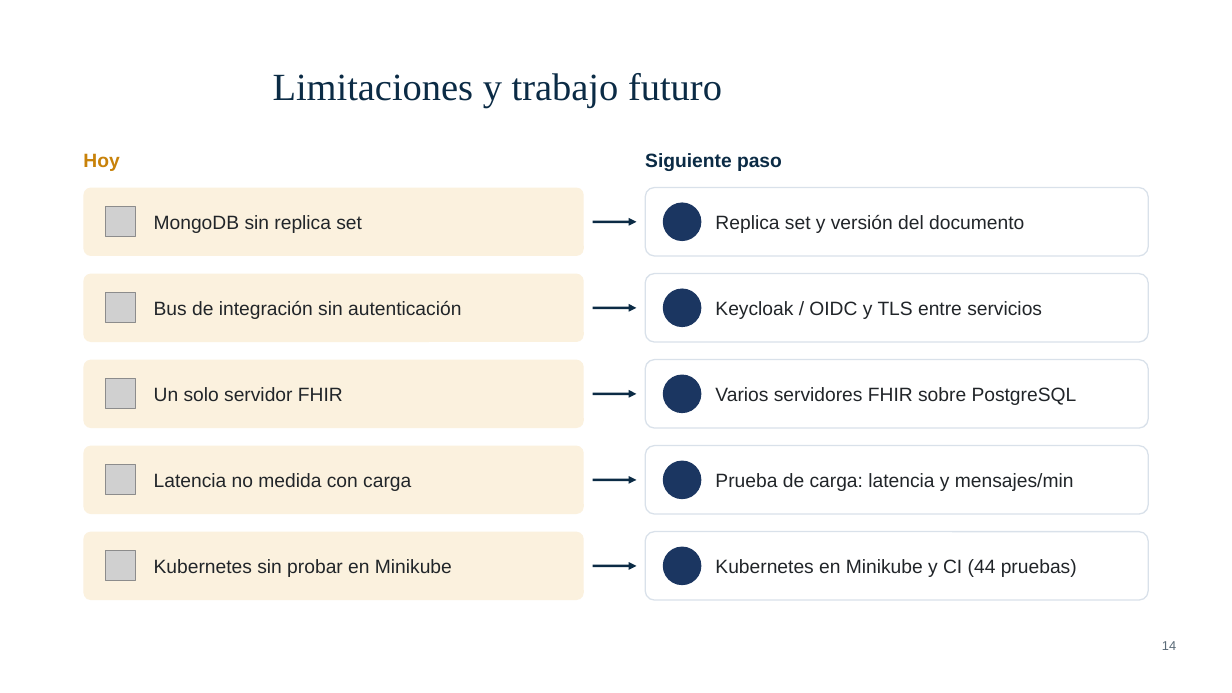
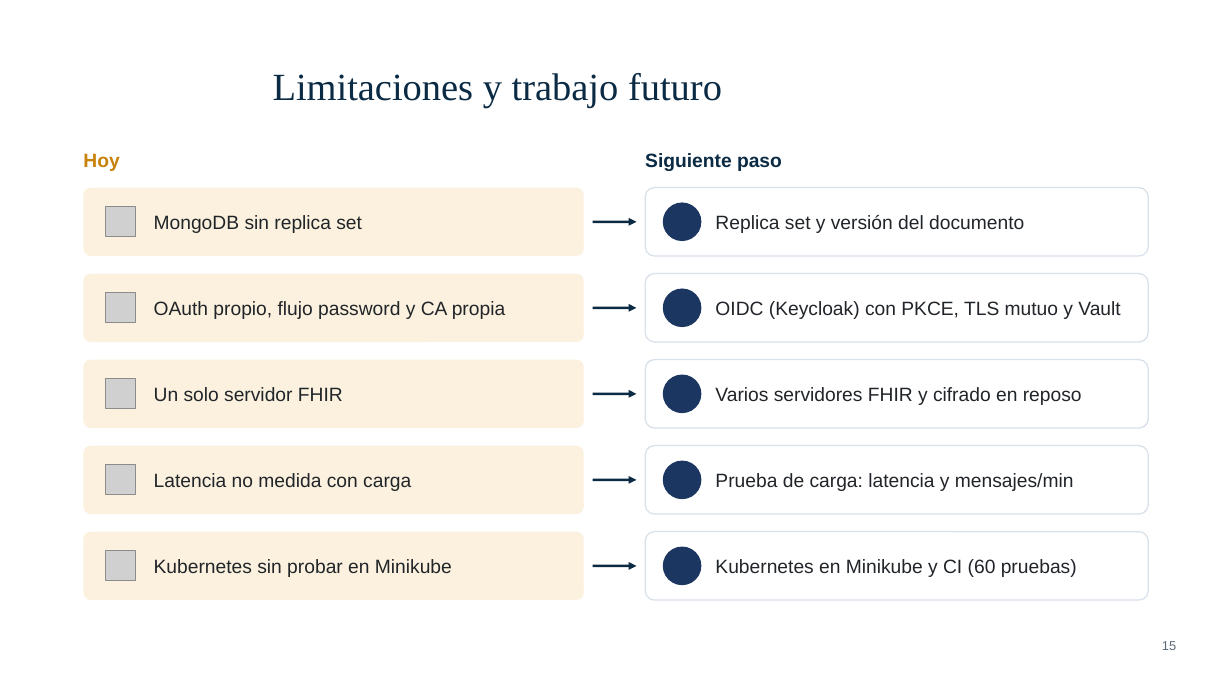
Before and after one commit to jose18000/Parcial-Final-Sistemas-Distribuidos-Plataforma-de-Interoperabilidad-en-Salud, a slide deck: slide 15 of docs/presentacion/Presentacion_Sustentacion.pptx (slide 14 before the commit). Drawn at 1232x693 pixels with LibreOffice and Linux fonts; fonts in the diff are those of the drawing; grey boxes stand for pictures; background and template pictures are left out. Boxes give left, top, right and bottom in pixels: in the first picture for what was removed or moved away, otherwise in the second. Text is boxed around its words. In the diff, an @@ line names an element or a change of style, - is before the commit and + after.

```diff
--- a/docs/presentacion/Presentacion_Sustentacion.pptx
+++ b/docs/presentacion/Presentacion_Sustentacion.pptx
@@ text at <box>154,301,505,319</box>: text changed @@
-Bus de integración sin autenticación
+OAuth propio, flujo password y CA propia
@@ text at <box>715,301,1120,319</box>: text changed @@
-Keycloak / OIDC y TLS entre servicios
+OIDC (Keycloak) con PKCE, TLS mutuo y Vault
@@ text at <box>715,387,1082,405</box>: text changed @@
-Varios servidores FHIR sobre PostgreSQL
+Varios servidores FHIR y cifrado en reposo
@@ text at <box>715,559,1077,577</box>: text changed @@
-Kubernetes en Minikube y CI (44 pruebas)
+Kubernetes en Minikube y CI (60 pruebas)
@@ page number at <box>1162,641,1176,650</box>: text changed @@
-14
+15
```
Also in this commit, not shown: 6 other slides changed, 1 slide added, 5 other files.
